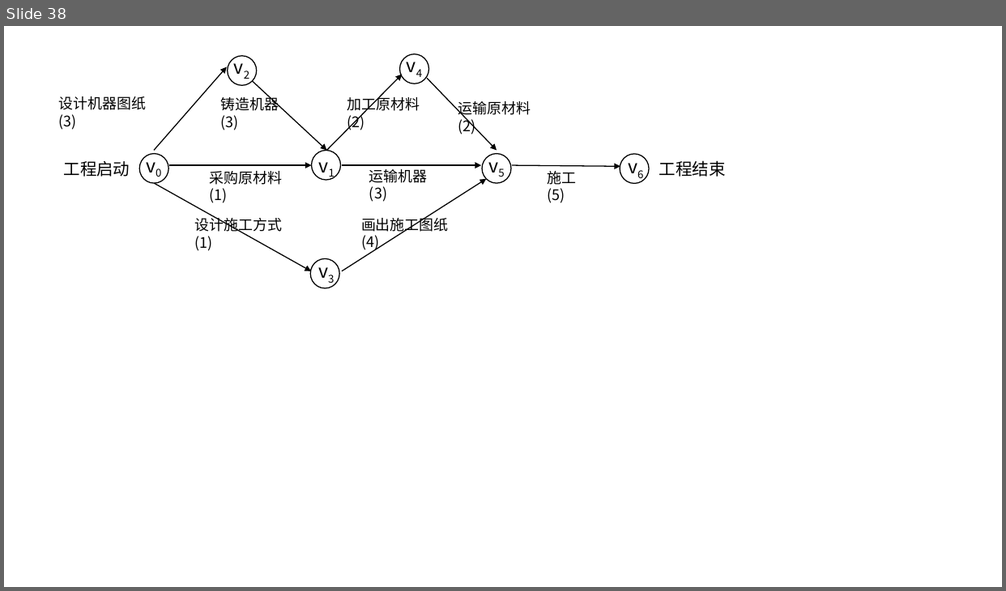
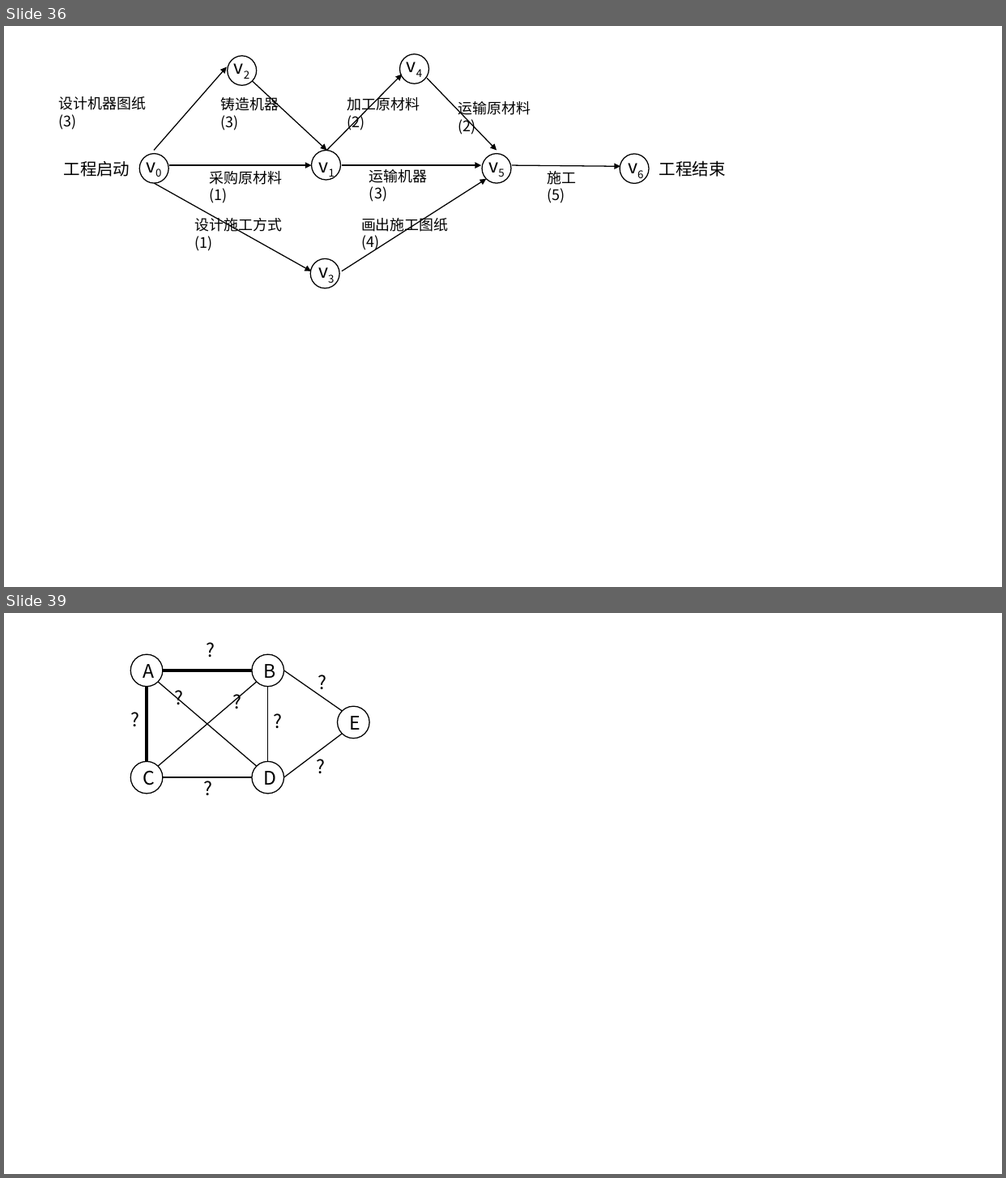
Before and after one commit to CoreLoop163/CoreLoopBooks, a slide deck: data_structure/assets/pics_and_ppts/ch5/画图用、.pptx. Shown one above the other, each under a label of ours: slide 38 before the commit, slides 36 and 39 after it; the slides between them are not shown. The pictures are 1006x591 and 1006x1178 pixels, drawn with LibreOffice and Linux fonts; fonts in the diff are those of the drawing. Boxes give left, top, right and bottom in pixels: in the first picture for what was removed or moved away, otherwise in the second. Text is boxed around its words. In the diff, an @@ line names an element or a change of style, - is before the commit and + after.

```diff
--- a/data_structure/assets/pics_and_ppts/ch5/画图用、.pptx
+++ b/data_structure/assets/pics_and_ppts/ch5/画图用、.pptx
@@ slide 39 added at bbox=[4, 613, 1002, 1174], background #FFFFFF @@
@@ text added at bbox=[198, 635, 222, 665], 18 pt, text #000000 @@
+?
@@ ellipse added at bbox=[130, 654, 163, 687], fill #FFFFFF, outline #000000 1 pt, 18 pt, text #000000 @@
+A
@@ ellipse added at bbox=[252, 654, 284, 687], fill #FFFFFF, outline #000000 1 pt, 18 pt, text #000000 @@
+B
@@ line added from (158, 682) to (256, 766), #000000 1 pt @@
@@ line added from (256, 682) to (158, 766), #000000 1 pt @@
@@ line added from (163, 671) to (252, 671), #000000 3 pt @@
@@ text added at bbox=[167, 683, 190, 713], 18 pt, text #000000 @@
+?
@@ line added from (284, 671) to (343, 711), #000000 1 pt @@
@@ text added at bbox=[310, 667, 334, 697], 18 pt, text #000000 @@
+?
@@ text added at bbox=[123, 705, 147, 735], 18 pt, text #000000 @@
+?
@@ line added from (147, 687) to (147, 761), #000000 3 pt @@
@@ text added at bbox=[226, 687, 249, 717], 18 pt, text #000000 @@
+?
@@ text added at bbox=[266, 707, 289, 736], 18 pt, text #000000 @@
+?
@@ line added from (268, 687) to (268, 761), #000000 1 pt @@
@@ ellipse added at bbox=[337, 707, 369, 739], fill #FFFFFF, outline #000000 1 pt, 18 pt, text #000000 @@
+E
@@ line added from (284, 777) to (343, 734), #000000 1 pt @@
@@ text added at bbox=[309, 752, 332, 781], 18 pt, text #000000 @@
+?
@@ ellipse added at bbox=[130, 761, 163, 794], fill #FFFFFF, outline #000000 1 pt, 18 pt, text #000000 @@
+C
@@ line added from (163, 777) to (252, 777), #000000 1 pt @@
@@ text added at bbox=[197, 774, 219, 804], 18 pt, text #000000 @@
+?
@@ ellipse added at bbox=[252, 761, 284, 794], fill #FFFFFF, outline #000000 1 pt, 18 pt, text #000000 @@
+D
@@ what was slide 38 is now slide 36 @@
```
Also in this commit, not shown: 18 other slides added, 2 slides removed, 51 other files.
